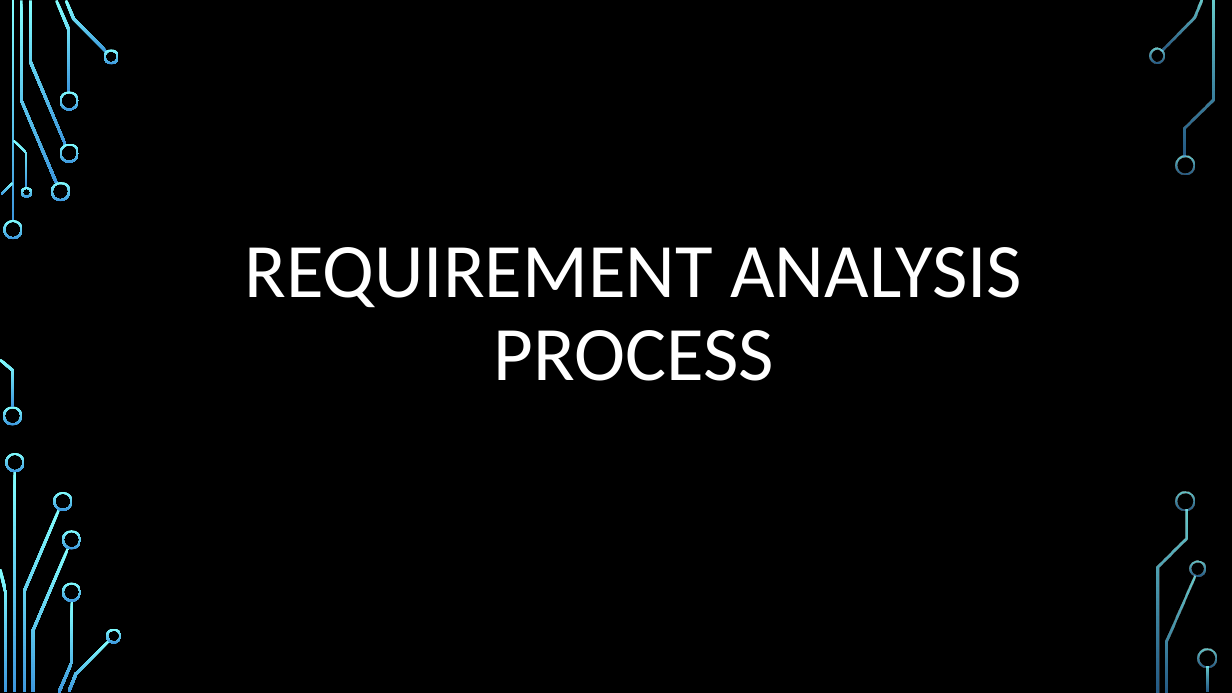
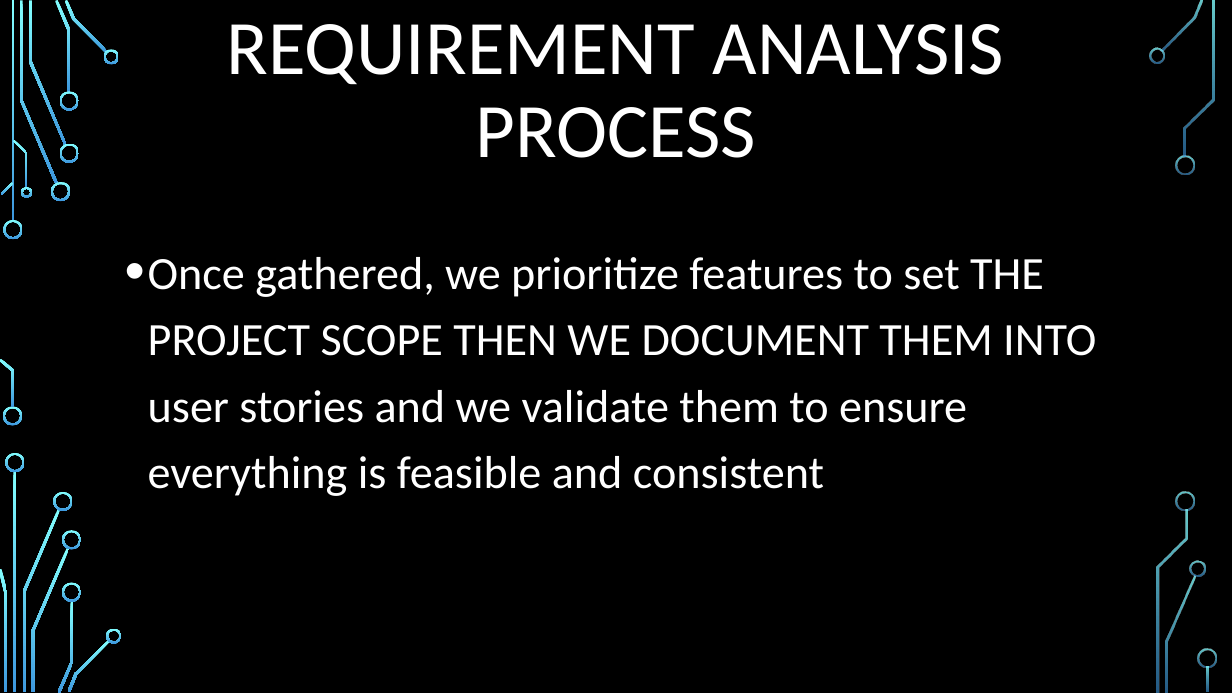
Before and after one commit to Kelben-ui/Group-15, a slide deck: slide 18 of Task 1/TASK 1 PowerPoint.pptx (slide 23 before the commit). Drawn at 1232x693 pixels with LibreOffice and Linux fonts; fonts in the diff are those of the drawing; background and template pictures are left out. Boxes give left, top, right and bottom in pixels: in the first picture for what was removed or moved away, otherwise in the second. Text is boxed around its words. In the diff, an @@ line names an element or a change of style, - is before the commit and + after.

```diff
--- a/Task 1/TASK 1 PowerPoint.pptx
+++ b/Task 1/TASK 1 PowerPoint.pptx
@@ title "REQUIREMENT ANALYSIS PROCESS" moved from (x1=245, y1=247, x2=1022, y2=381) to (x1=227, y1=24, x2=1005, y2=158) @@
@@ text added at (x1=148, y1=257, x2=1096, y2=496), 36 pt, text #FFFFFF @@
+• Once gathered, we prioritize features to set THE PROJECT SCOPE THEN WE DOCUMENT THEM INTO user stories and we validate them to ensure everything is feasible and consistent
```
Also in this commit, not shown: 7 other slides changed, 2 slides added, 7 slides removed, 1 other file.
